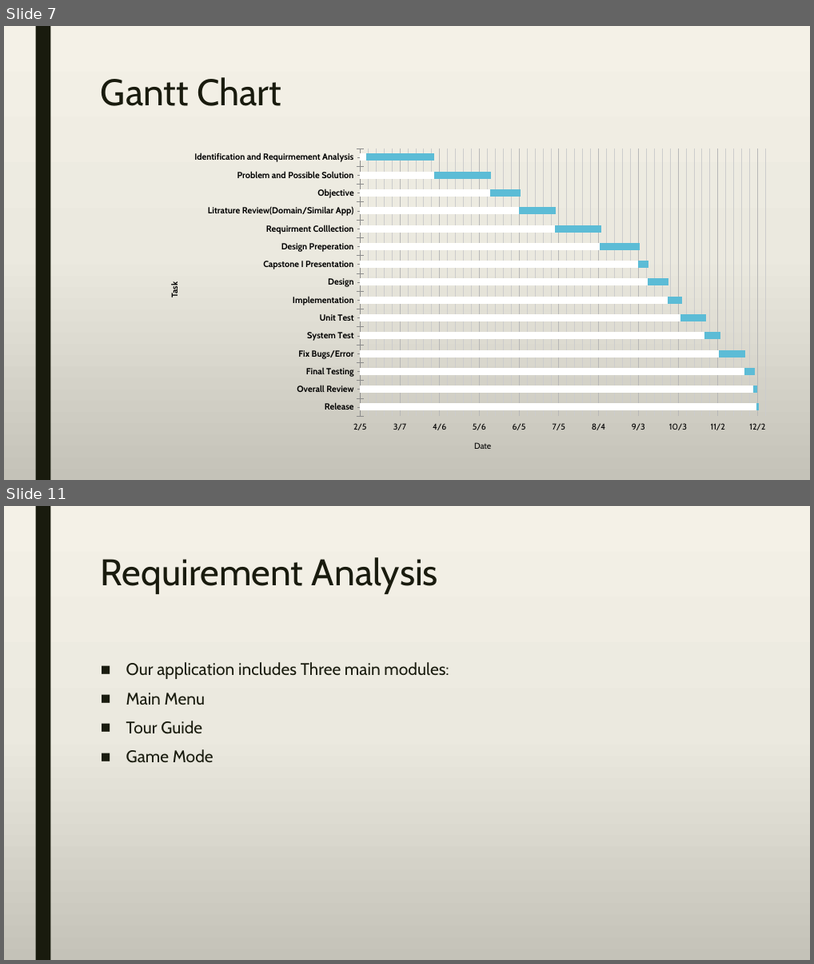
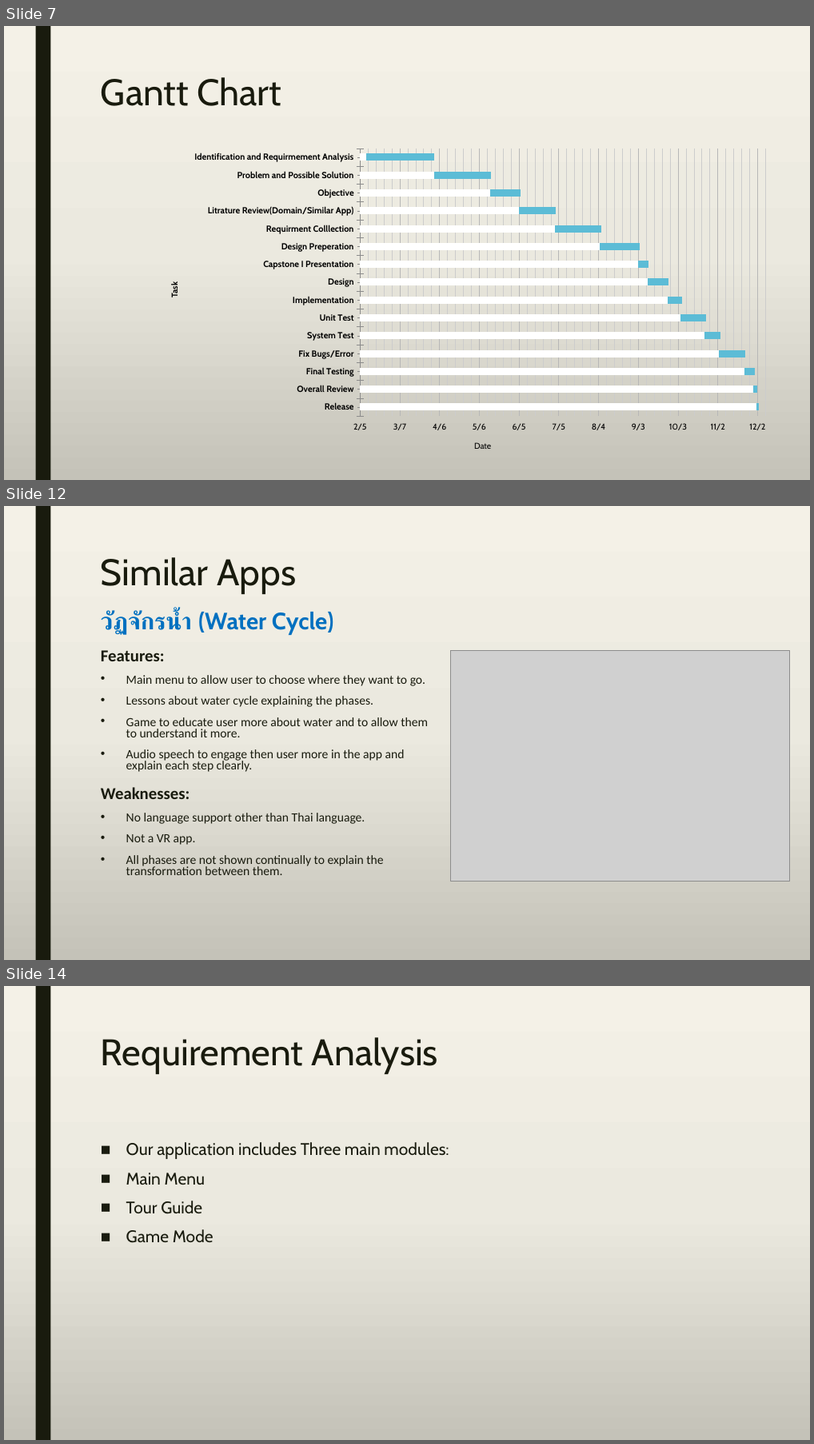
Before and after one commit to A-3li/Capstone, a slide deck: Capstone.pptx. Shown one above the other, each under a label of ours: slides 7 and 11 before the commit, slides 7, 12 and 14 after it; the slides between them are not shown. The pictures are 814x964 and 814x1444 pixels, drawn with LibreOffice and Linux fonts; fonts in the diff are those of the drawing; grey boxes stand for pictures. Boxes give left, top, right and bottom in pixels: in the first picture for what was removed or moved away, otherwise in the second. Text is boxed around its words. In the diff, an @@ line names an element or a change of style, - is before the commit and + after.

```diff
--- a/Capstone.pptx
+++ b/Capstone.pptx
@@ slide 12 added at <box>4,506,810,960</box>, background gradient #F4F2E7 to #EBEAE0 to #C4C3B9; not listed: 1 template element that a slide beside it also shows @@
@@ title added at <box>101,557,296,594</box>, 44 pt, text #191B0E @@
+Similar Apps
@@ text added at <box>101,610,428,875</box>, 14.9 pt, text #191B0E @@
+วัฏจักรน้ำ (Water Cycle)
+Features:
+• Main menu to allow user to choose where they want to go.
+• Lessons about water cycle explaining the phases.
+• Game to educate user more about water and to allow them to understand it more.
+• Audio speech to engage then user more in the app and explain each step clearly.
+Weaknesses:
+• No language support other than Thai language.
+• Not a VR app.
+• All phases are not shown continually to explain the transformation between them.
@@ picture added at <box>451,651,790,881</box> @@
@@ what was slide 11 is now slide 14 @@
```
Also in this commit, not shown: 1 slide changed, 5 other slides added, 3 slides removed.
